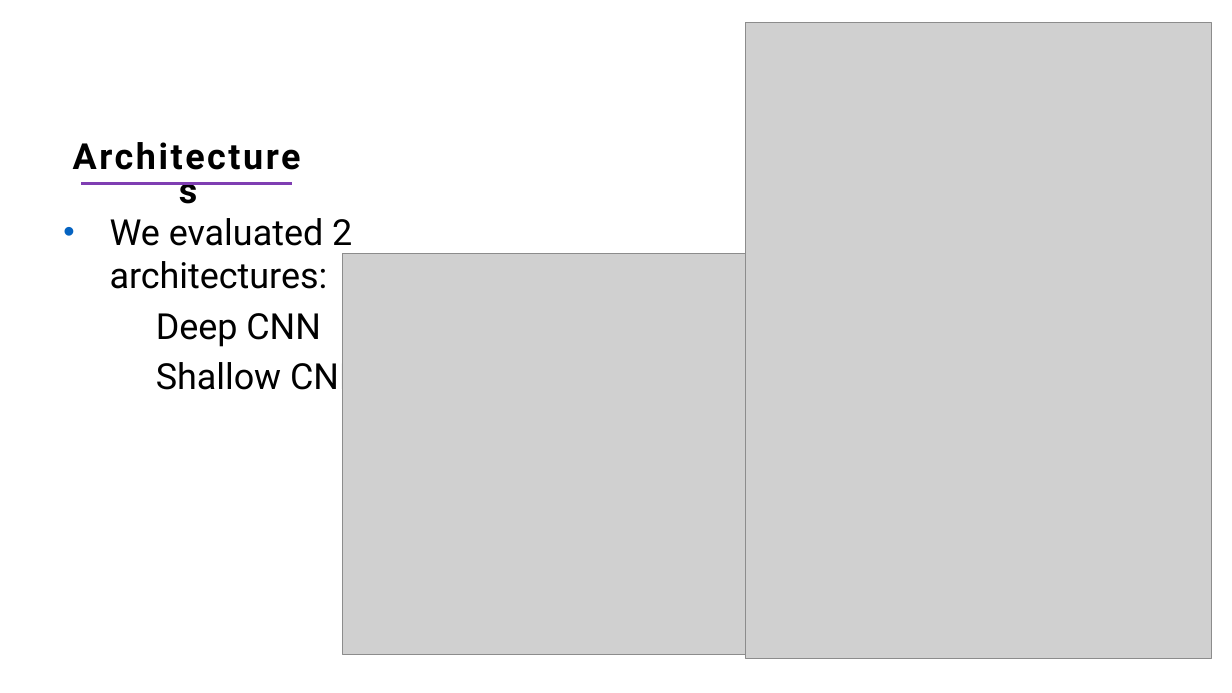
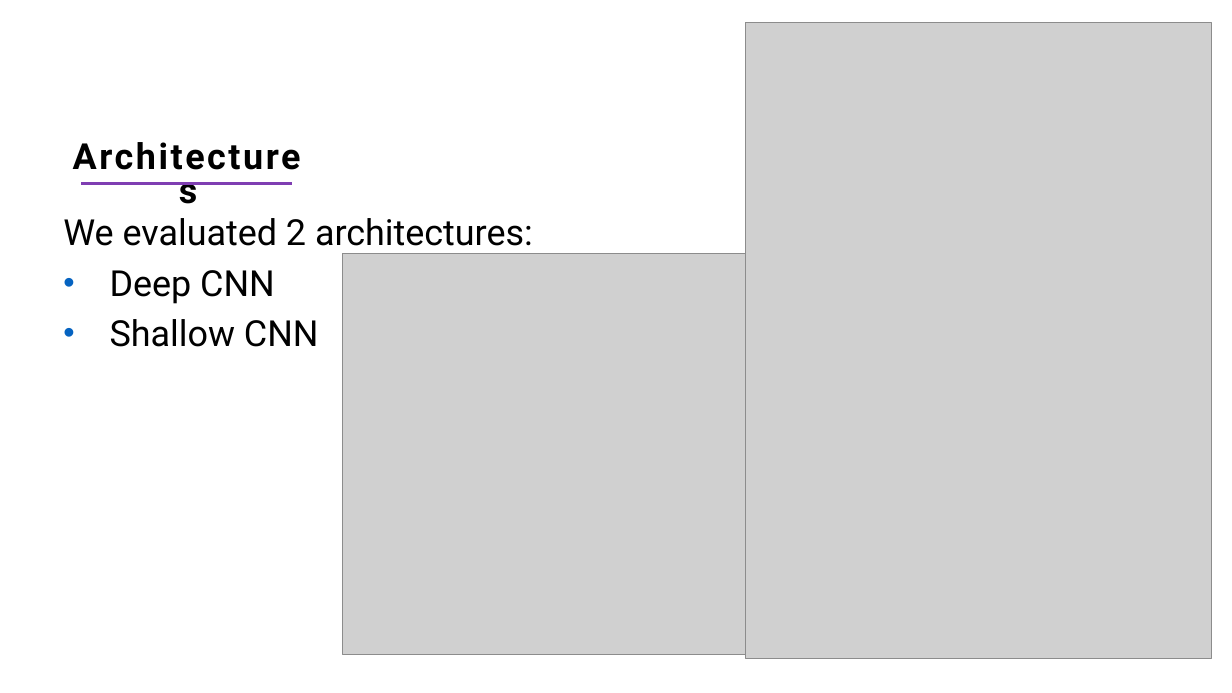
Before and after one commit to shaked3462/CognitiveWorkloadEstimation---EEG, a slide deck: slide 6 of Presentation/Project Presentation - Shaked Aharon.pptx. Drawn at 1232x693 pixels with LibreOffice and Linux fonts; fonts in the diff are those of the drawing; grey boxes stand for pictures. Boxes give left, top, right and bottom in pixels: in the first picture for what was removed or moved away, otherwise in the second. Text is boxed around its words. In the diff, an @@ line names an element or a change of style, - is before the commit and + after.

```diff
--- a/Presentation/Project Presentation - Shaked Aharon.pptx
+++ b/Presentation/Project Presentation - Shaked Aharon.pptx
@@ text "We evaluated 2 architectures:" at [63,218,319,347]: bullet • to none; bullet none to • @@
```
Also in this commit, not shown: 11 other slides changed, 6 other files.
